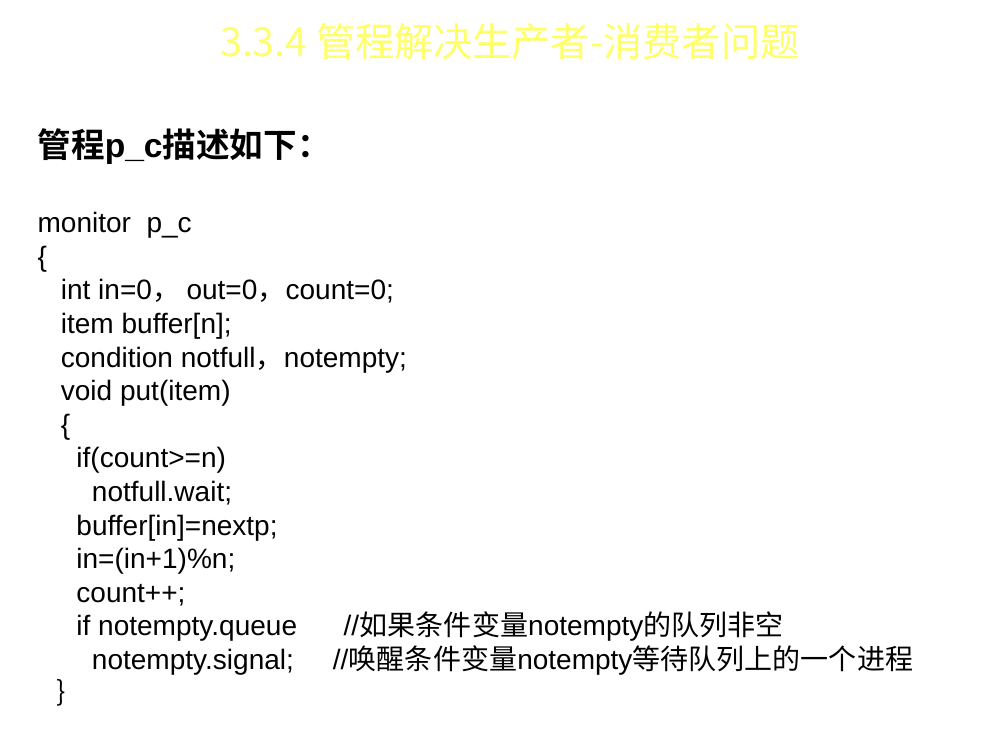
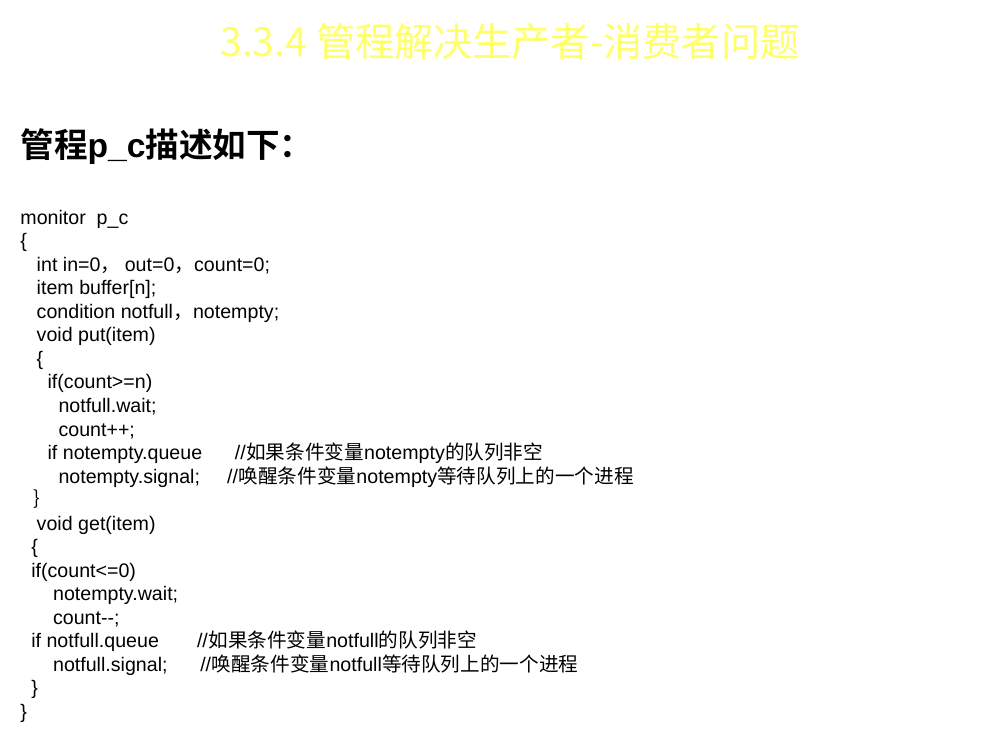
Before and after one commit to FourierAI/Operating-system, a slide deck: slide 37 of 操作系统-第3章.ppt (slide 36 before the commit). Drawn at 1008x756 pixels with LibreOffice and Linux fonts; fonts in the diff are those of the drawing; background and template pictures are left out. Boxes give left, top, right and bottom in pixels: in the first picture for what was removed or moved away, otherwise in the second. Text is boxed around its words. In the diff, an @@ line names an element or a change of style, - is before the commit and + after.

```diff
--- a/操作系统-第3章.ppt
+++ b/操作系统-第3章.ppt
@@ text "管程p_c描述如下：" moved from (x1=38, y1=128, x2=913, y2=674) to (x1=20, y1=128, x2=633, y2=675) @@
@@ text at (x1=20, y1=209, x2=633, y2=487): size 20 to 14 pt in "monitor p_c", "{", "int in=0， out=0，count=0;", "item buffer[n];" and 9 more places @@
@@ text at (x1=31, y1=515, x2=578, y2=675): paragraphs added @@
+void get(item)
+{
+if(count<=0)
+notempty.wait;
+count--;
+if notfull.queue //如果条件变量notfull的队列非空
+notfull.signal; //唤醒条件变量notfull等待队列上的一个进程
+}
+}
@@ text at (x1=76, y1=514, x2=277, y2=573): paragraphs removed @@
-buffer[in]=nextp;
-in=(in+1)%n;
```
Also in this commit, not shown: 6 other slides changed, 5 slides added, 14 slides removed.
